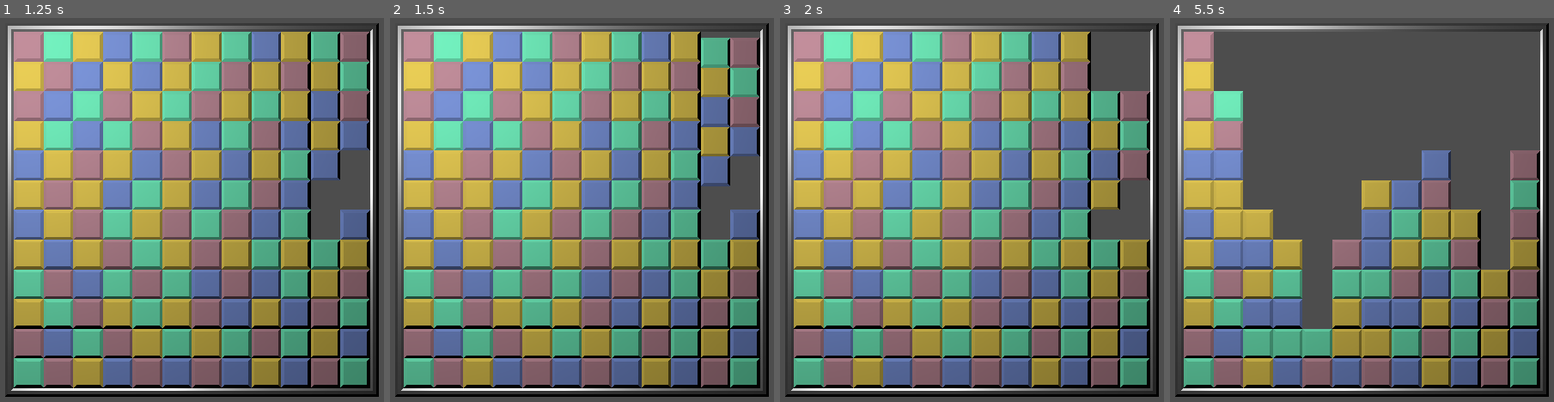
Above: before the commit, frames 1-4 (left to right).
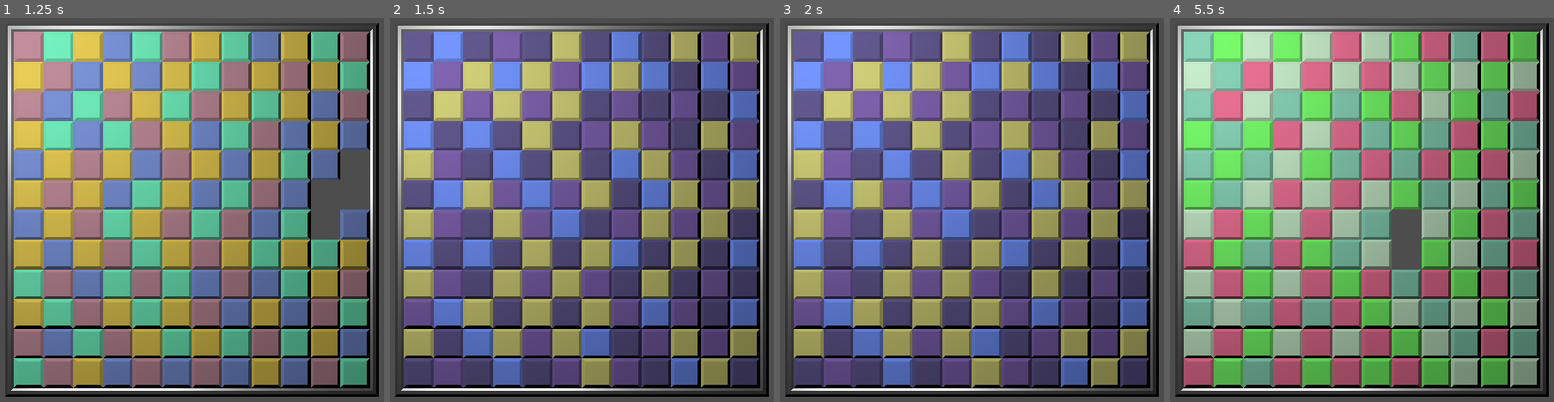
Above: after the commit, the same moments.

Repository: oxben/Swap
Game: Godot game, scene res://scenes/main.tscn
The game is run twice, just before and just after one commit, with the same random seed, the same clock (stepped at 60 frames per second) and the same inputs.
Inputs (mouse positions are in pixels of both pictures, inside the frame that each line leads up to):
- Up to frame 1 (1.25 s): tap Enter at 0.5 s; move the mouse to (341, 190) at 0.52 s; tap Q (Avalanche) at 0.6 s; click (341, 190) at 0.67 s
- Up to frame 2 (1.5 s): tap R (RestartGame, bound only after the commit) at 1.25 s; move the mouse to (443, 229) at 1.27 s; tap Q (Avalanche) at 1.35 s; click (443, 229) at 1.42 s
- Up to frame 3 (2 s): no input
- Up to frame 4 (5.5 s): move the mouse to (1431, 125) at 2.02 s; tap Q (Avalanche) every 0.75 s from 2.1 to 5.1 s; click (1431, 125) at 2.17 s; move the mouse to (1327, 286) at 2.77 s; click (1327, 286) at 2.92 s; tap R (RestartGame, bound only after the commit) at 3.5, 4.15 s; move the mouse to (outside the picture) at 3.52 s; click (outside the picture) at 3.67 s; move the mouse to (outside the picture) at 4.27 s; click (outside the picture) at 4.42 s; move the mouse to (1396, 210) at 5.02 s; click (1396, 210) at 5.17 s

Frame 1 is identical in both runs. In frame 2, 81% of the frame differs, in the area x 3-97%, y 3-97%; in frame 3, 80%; in frame 4, 82%.

Commit message:
Add game restart with R key

Diff:
--- a/swap/project.godot
+++ b/swap/project.godot
@@ -35,6 +35,11 @@
 "events": [Object(InputEventKey,"resource_local_to_scene":false,"resource_name":"","device":-1,"window_id":0,"alt_press …(191 unchanged characters)…
 ]
 }
+RestartGame={
+"deadzone": 0.2,
+"events": [Object(InputEventKey,"resource_local_to_scene":false,"resource_name":"","device":-1,"window_id":0,"alt_pressed":false,"shift_pressed":false,"ctrl_pressed":false,"meta_pressed":false,"pressed":false,"keycode":0,"physical_keycode":82,"key_label":0,"unicode":114,"location":0,"echo":false,"script":null)
+]
+}
 
 [physics]
 
--- a/swap/scenes/main.gd
+++ b/swap/scenes/main.gd
@@ -20,7 +20,18 @@
 	elif ev.is_action_released("Avalanche"):
 		stats.avalanche_triggered += 1
 		$PlaygroundSquare.avalanche()
+	elif ev.is_action_released("RestartGame"):
+		start_game()
 
+
+func start_game():
+	reset_stats()
+	$PlaygroundSquare.reset_board()
+
+
+func reset_stats():
+	for key in stats:
+		stats[key] = 0
 
 func _on_tile_clicked():
 	"""
--- a/swap/scenes/playground_square.gd
+++ b/swap/scenes/playground_square.gd
@@ -2,7 +2,9 @@
 
 const GRID_SIZE = 12
 
-# The tile grid
+# The tile grid organized as [row][column]
+# Rows are stored from top to bottom, ie. top row is 0
+# Columns are stored from left to right
 var  tile_grid: Array[Array] = []
 
 # Material associated with each tile color.
@@ -21,6 +23,21 @@
 
 
 func _ready():
+	reset_board()
+
+
+func reset_board():
+	# Free previous tiles if needed
+	for y in tile_grid.size():
+		for x in tile_grid[y].size():
+			if tile_grid[y][x] != -1:
+				tile_grid[y][x] = -1
+				var tile = self.get_tile_node(x, y)
+				if tile:
+					# Tile must be renamed because queue_free() is asyncronous
+					# and the tile name will be re-used by init_tile_grid()
+					tile.name += "_freed"
+					tile.queue_free()
 	$Highlight.hide()
 	init_tile_colors()
 	init_tile_grid()
@@ -30,9 +47,9 @@
 	"""
 	Initialize the color for the tiles
 	"""
-	color_materials.resize(Globals.Colors.size())
+	color_materials.resize(Globals.options.color_count)
 	var base_material := preload("res://assets/textures/tile_material.tres")
-	for i in range(Globals.Colors.size()):
+	for i in range(Globals.options.color_count):
 		#var color = Color(randfn(0.0, 1.0), randfn(0.0, 1.0), randfn(0.0, 1.0))
 		var color = Color(randf_range(0.3, 1.0), randf_range(0.3, 1.0), randf_range(0.3, 1.0))
 		var material := base_material.duplicate() as StandardMaterial3D
@@ -50,7 +67,7 @@
 		tile_grid[y].resize(GRID_SIZE)
 		for x in range(GRID_SIZE):
 			var colors = []
-			for i in range(Globals.Colors.size()):
+			for i in range(Globals.options.color_count):
 				colors.append(i)
 			# Remove left neighbor color
 			if x > 0:
@@ -58,7 +75,6 @@
 			# Remove top neighbor color
 			if y > 0:
 				colors.erase(tile_grid[y-1][x])
-			#var color = randi() % Globals.Colors.size()
 			var color = colors.pick_random()
 			tile_grid[y][x] = color
 			# Instantiate one tile per position and set its material
